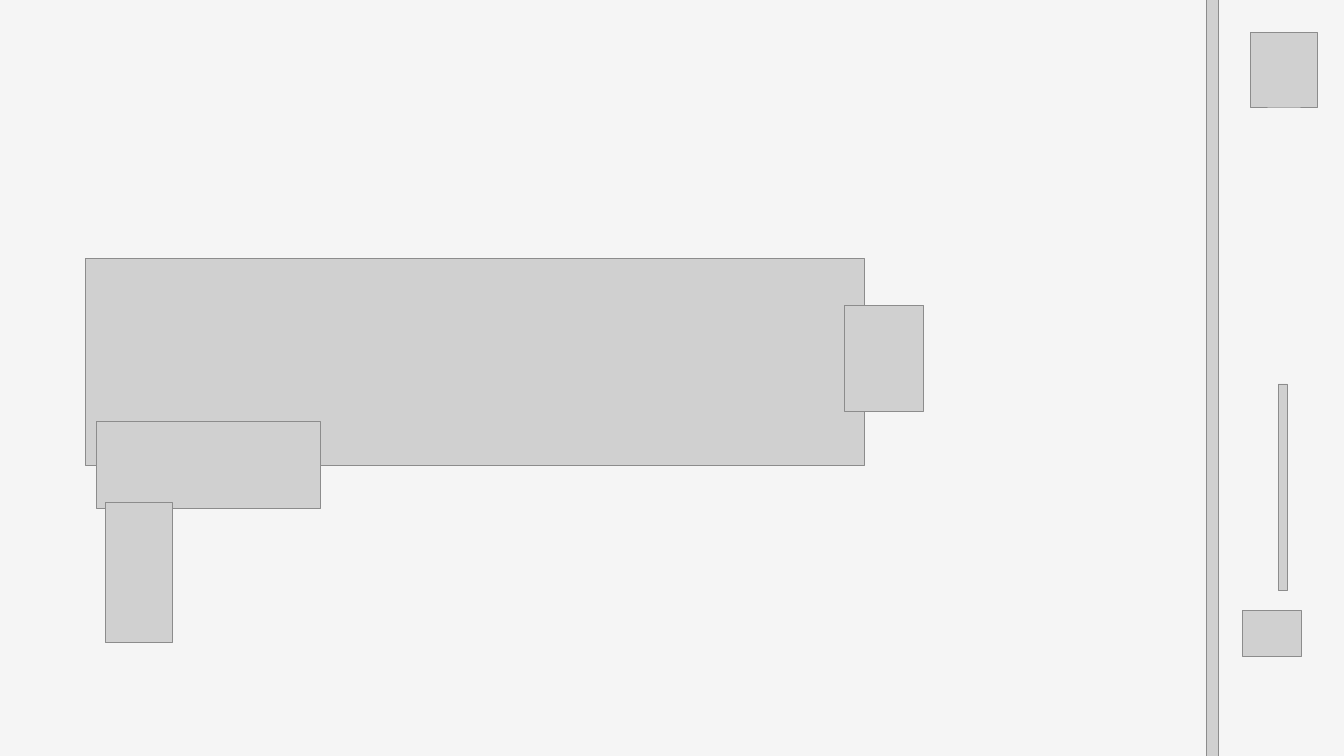
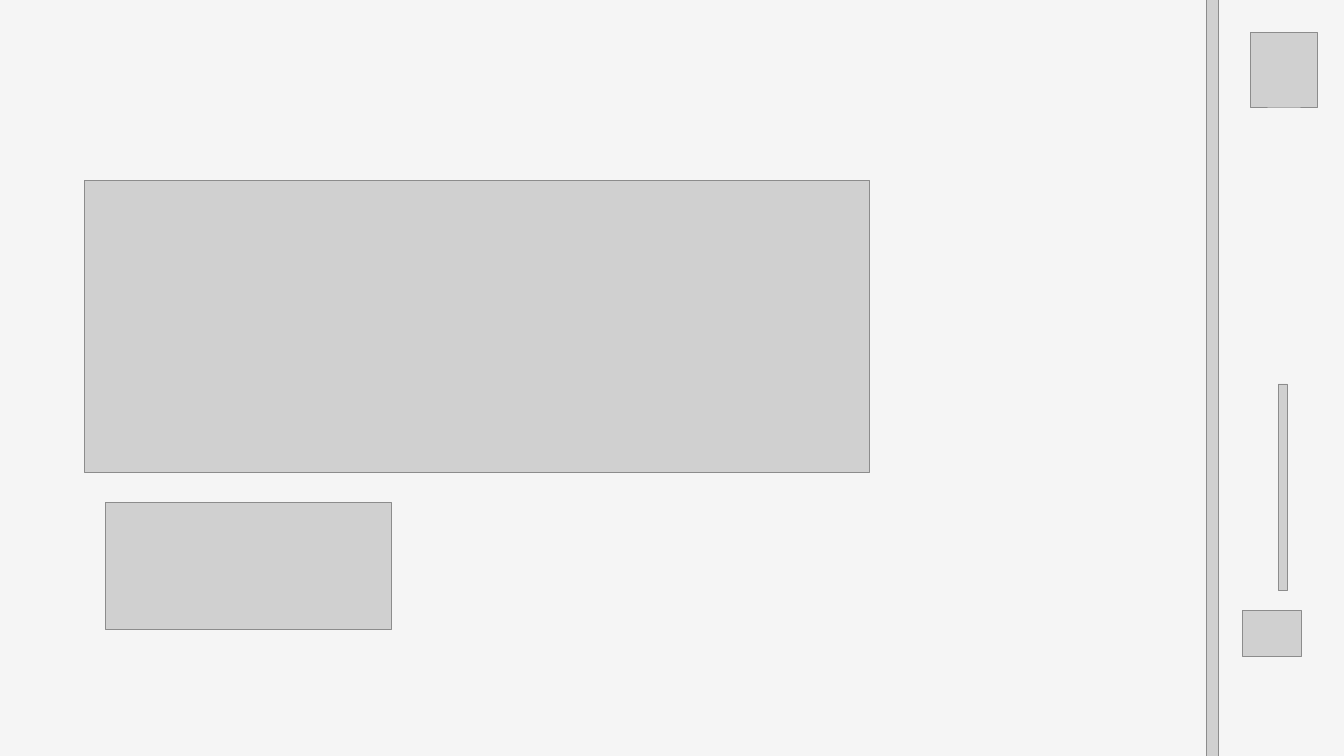
Before and after one commit to pknu-wap/2022_WAP-GAME-TEAM1, a slide deck: slide 1 of 발표자료.pptx. Drawn at 1344x756 pixels with LibreOffice and Linux fonts; fonts in the diff are those of the drawing; grey boxes stand for pictures. Boxes give left, top, right and bottom in pixels: in the first picture for what was removed or moved away, otherwise in the second. Text is boxed around its words. In the diff, an @@ line names an element or a change of style, - is before the commit and + after.

Commit message:
Update 발표자료

```diff
--- a/발표자료.pptx
+++ b/발표자료.pptx
@@ picture: place and size @@
-picture at (86,259,864,466)
+picture at (84,180,870,472)
@@ picture removed at (845,305,924,411) @@
@@ picture removed at (96,421,321,509) @@
@@ picture removed at (105,502,172,642) @@
@@ picture added at (106,503,392,629) @@
```
